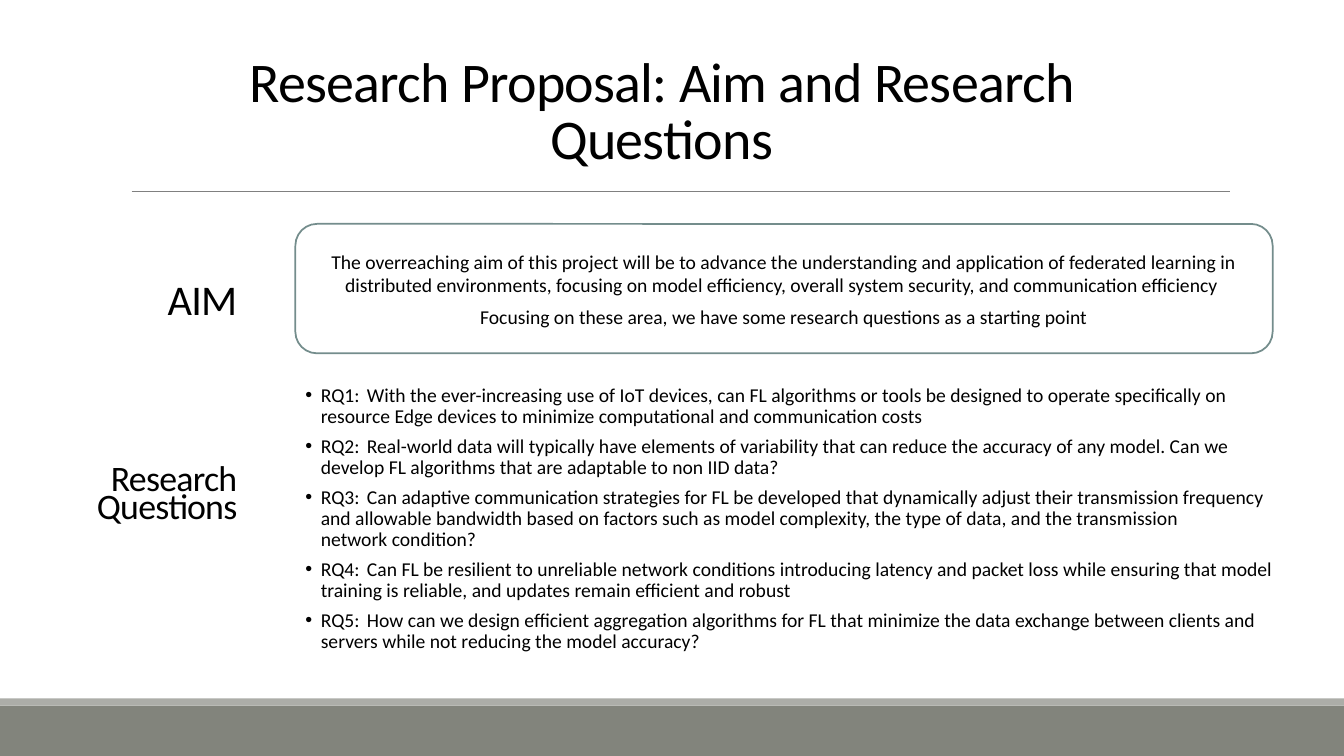
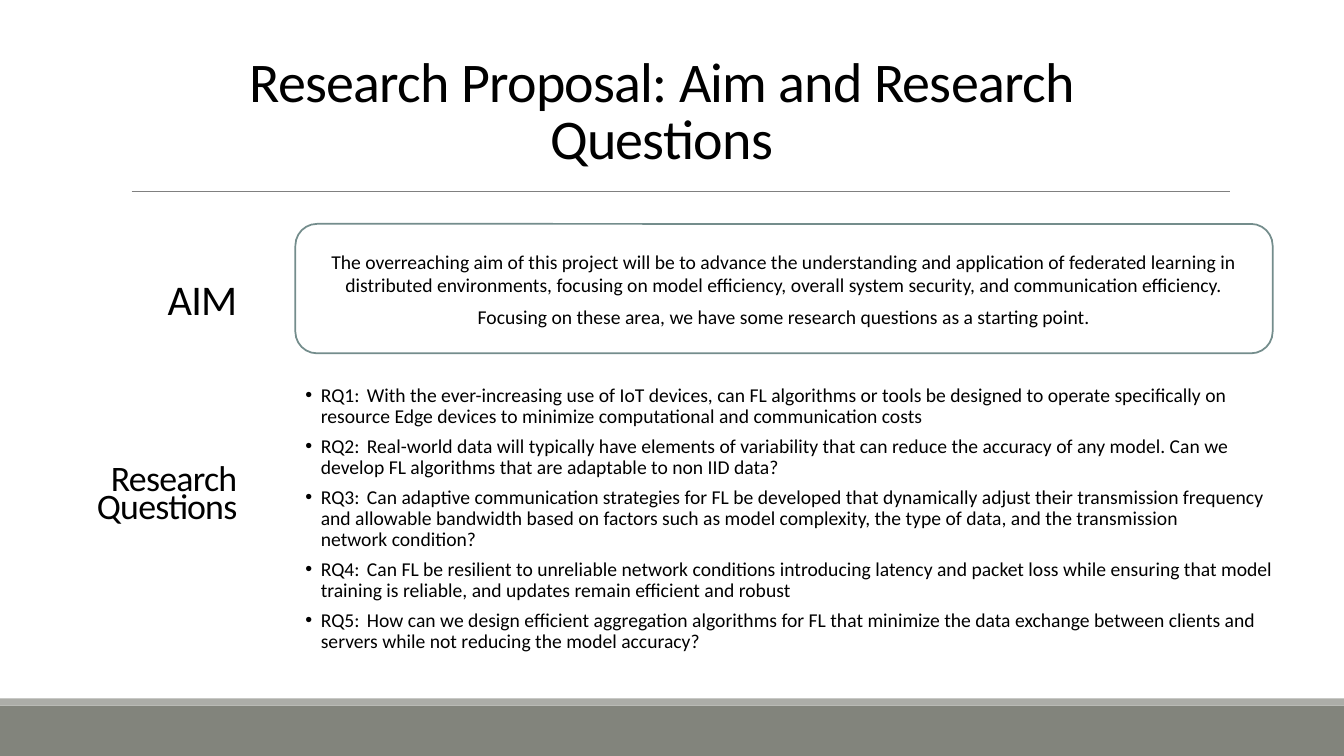
Before and after one commit to ofithcheallaigh/phd, a slide deck: slide 4 of Presentations/Supervisor Meetings/2024/20240209.pptx. Drawn at 1344x756 pixels with LibreOffice and Linux fonts; fonts in the diff are those of the drawing. Boxes give left, top, right and bottom in pixels: in the first picture for what was removed or moved away, otherwise in the second. Text is boxed around its words. In the diff, an @@ line names an element or a change of style, - is before the commit and + after.

```diff
--- a/Presentations/Supervisor Meetings/2024/20240209.pptx
+++ b/Presentations/Supervisor Meetings/2024/20240209.pptx
@@ text at bbox=[331, 255, 1235, 328]: text changed @@
-The overreaching aim of this project will be to advance the understanding and application of federated learning in distributed environments, focusing on model efficiency, overall system security, and communication efficiency
-Focusing on these area, we have some research questions as a starting point
+The overreaching aim of this project will be to advance the understanding and application of federated learning in distributed environments, focusing on model efficiency, overall system security, and communication efficiency.
+Focusing on these area, we have some research questions as a starting point.
```
Also in this commit, not shown: 1 other slide changed.
